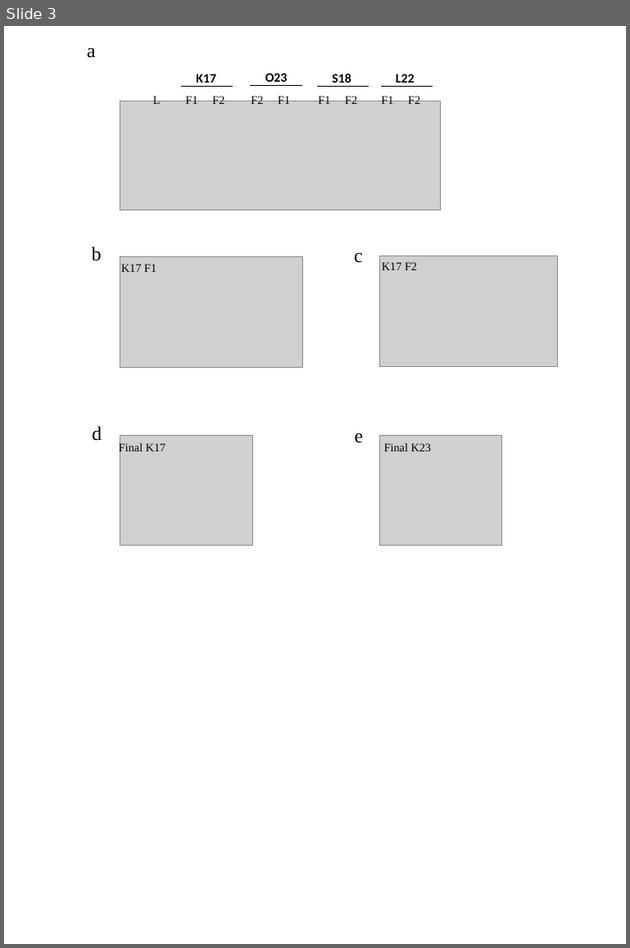
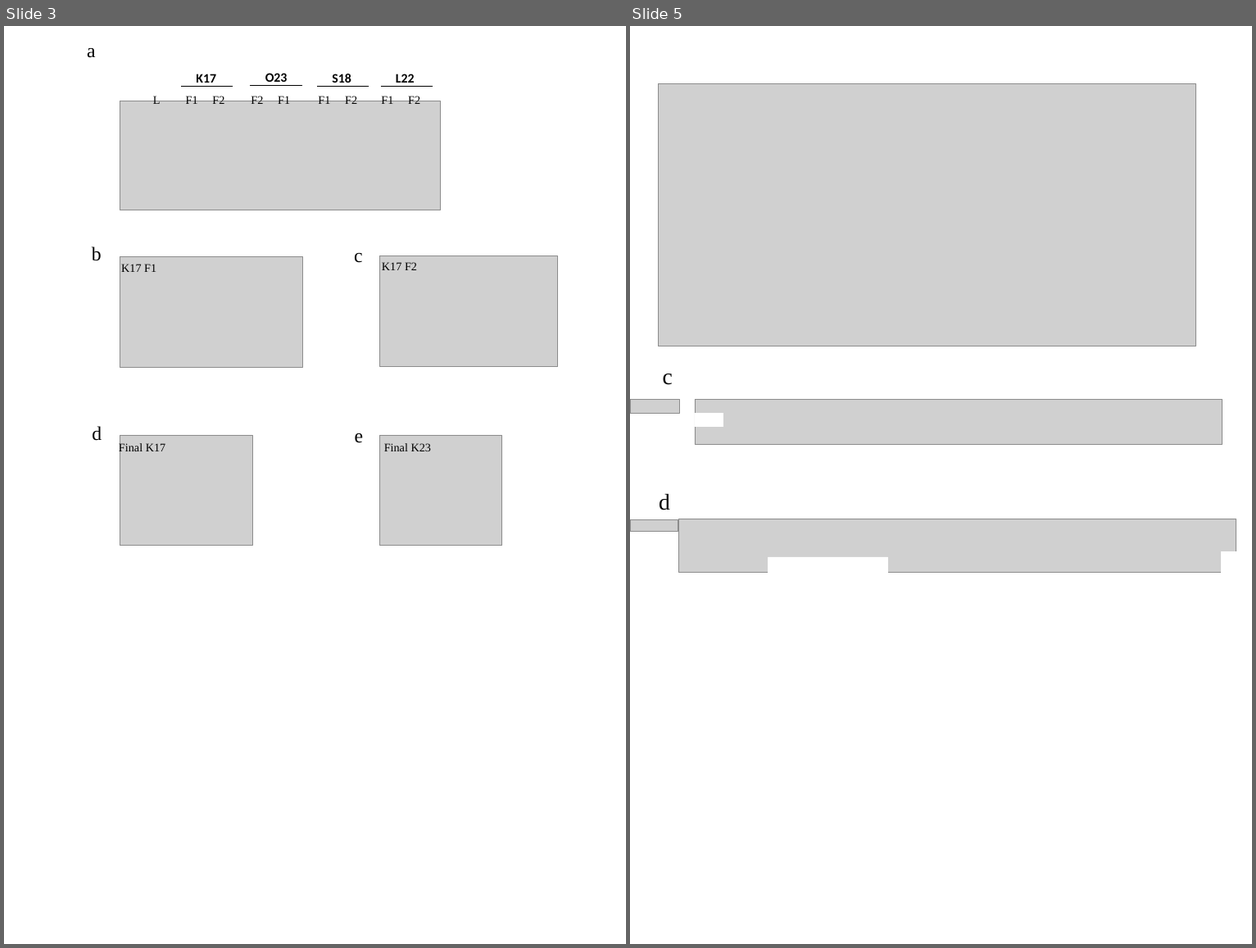
Before and after one commit to SziKayLeung/Thesis, a slide deck: Whole_Transcriptome/Pictures/Pipeline.pptx. Shown side by side, each under a label of ours: slide 3 before the commit, slides 3 and 5 after it; the slides between them are not shown. The pictures are 630x948 and 1256x948 pixels, drawn with LibreOffice and Linux fonts; fonts in the diff are those of the drawing; grey boxes stand for pictures. Boxes give left, top, right and bottom in pixels: in the first picture for what was removed or moved away, otherwise in the second. Text is boxed around its words. In the diff, an @@ line names an element or a change of style, - is before the commit and + after.

```diff
--- a/Whole_Transcriptome/Pictures/Pipeline.pptx
+++ b/Whole_Transcriptome/Pictures/Pipeline.pptx
@@ slide 5 added at <box>630,26,1252,944</box>, background #FFFFFF @@
@@ picture added at <box>658,84,1197,347</box> @@
@@ text added at <box>663,374,673,385</box>, 35 pt, text #000000 @@
+c
@@ picture added at <box>630,400,679,414</box> @@
@@ picture added at <box>695,400,1223,445</box> @@
@@ rectangle added at <box>695,414,723,427</box>, fill #FFFFFF, outline #FFFFFF 1 pt @@
@@ text added at <box>659,493,670,511</box>, 35 pt, text #000000 @@
+d
@@ group added at <box>630,519,1237,579</box>: 2 pictures, 2 rectangles @@
```
Also in this commit, not shown: 1 other slide added, 11 other files.
